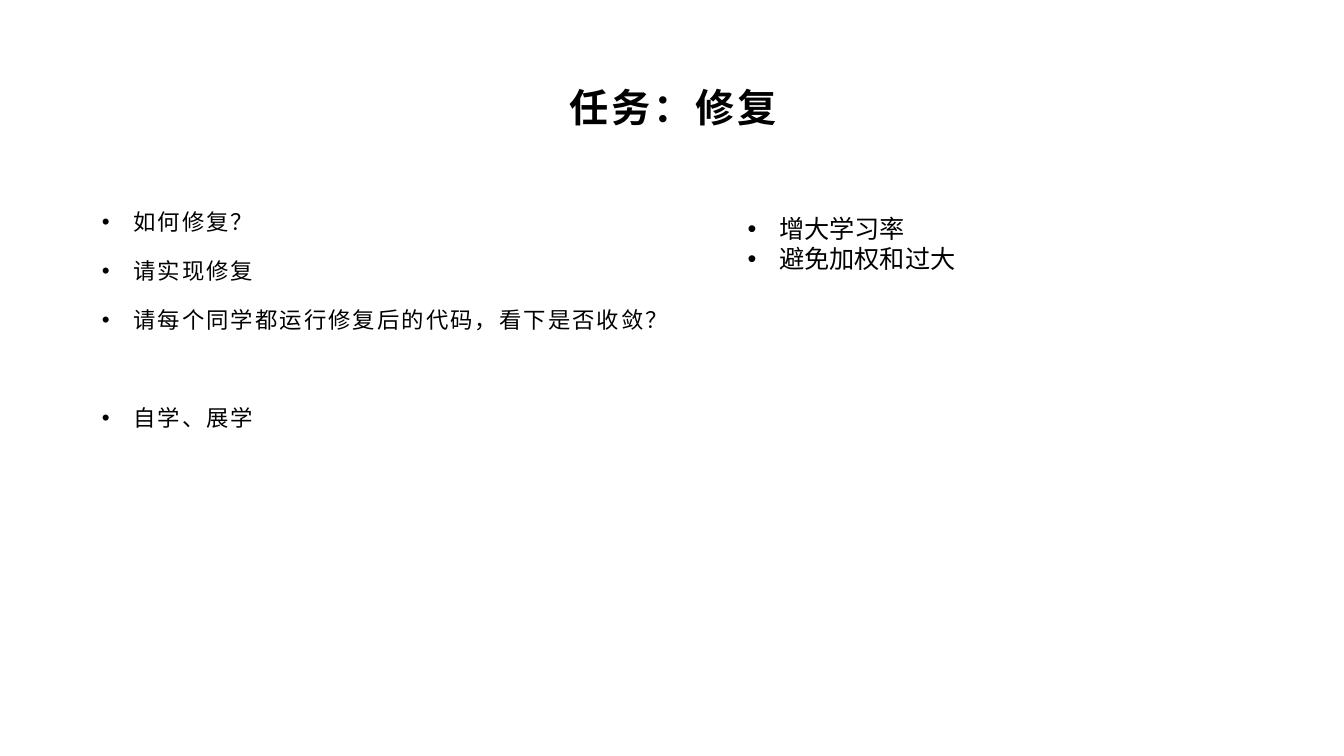
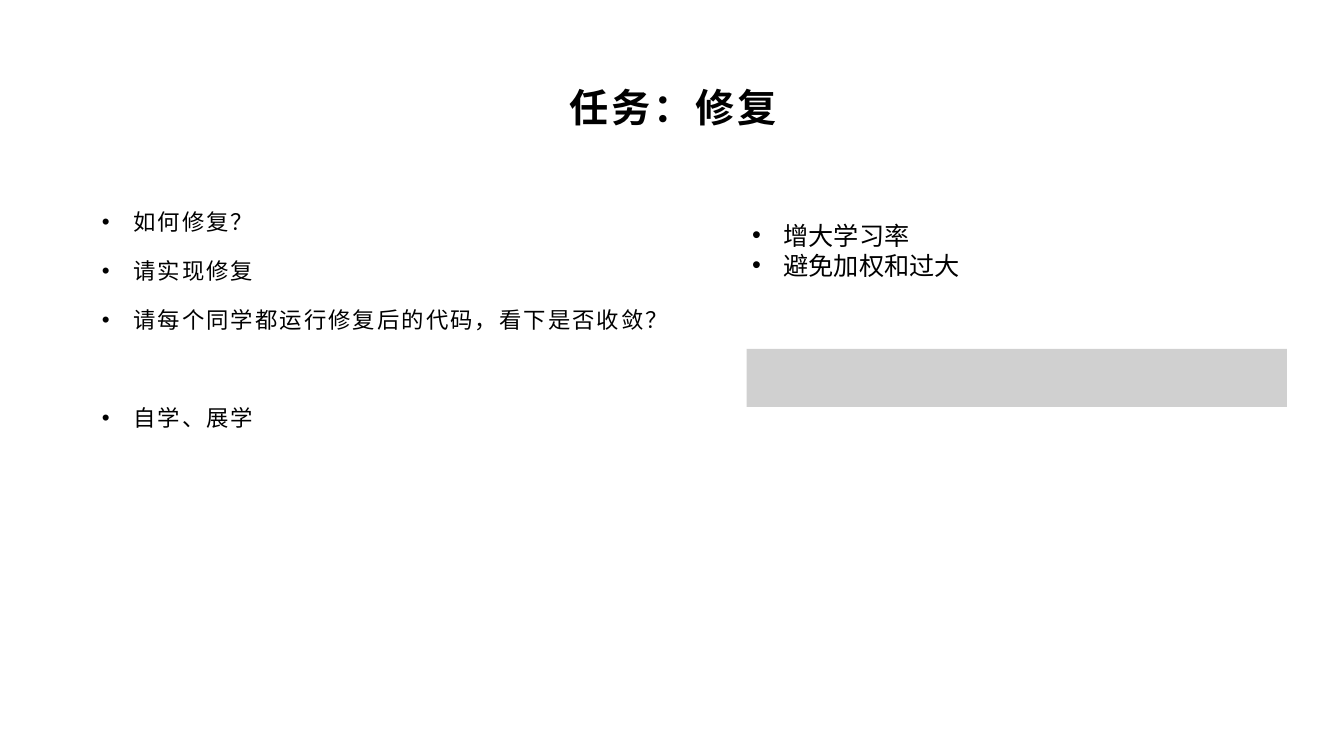
Before and after one commit to yyc-git/DeepLearningEdu, a slide deck: slide 19 of lessons/5_handwriting_by_linear_layer/ppt/用全连接层识别手写数字.pptx. Drawn at 1344x756 pixels with LibreOffice and Linux fonts; fonts in the diff are those of the drawing; grey boxes stand for pictures; background and template pictures are left out. Boxes give left, top, right and bottom in pixels: in the first picture for what was removed or moved away, otherwise in the second. Text is boxed around its words. In the diff, an @@ line names an element or a change of style, - is before the commit and + after.

Commit message:
feat(5_handwriting_by_linear_layer): update ppt

```diff
--- a/lessons/5_handwriting_by_linear_layer/ppt/用全连接层识别手写数字.pptx
+++ b/lessons/5_handwriting_by_linear_layer/ppt/用全连接层识别手写数字.pptx
@@ text "增大学习率": place and size @@
-text "增大学习率" at bbox=[779, 216, 955, 270]
+text "增大学习率" at bbox=[784, 223, 960, 277]
@@ picture added at bbox=[747, 349, 1288, 407] @@
```
